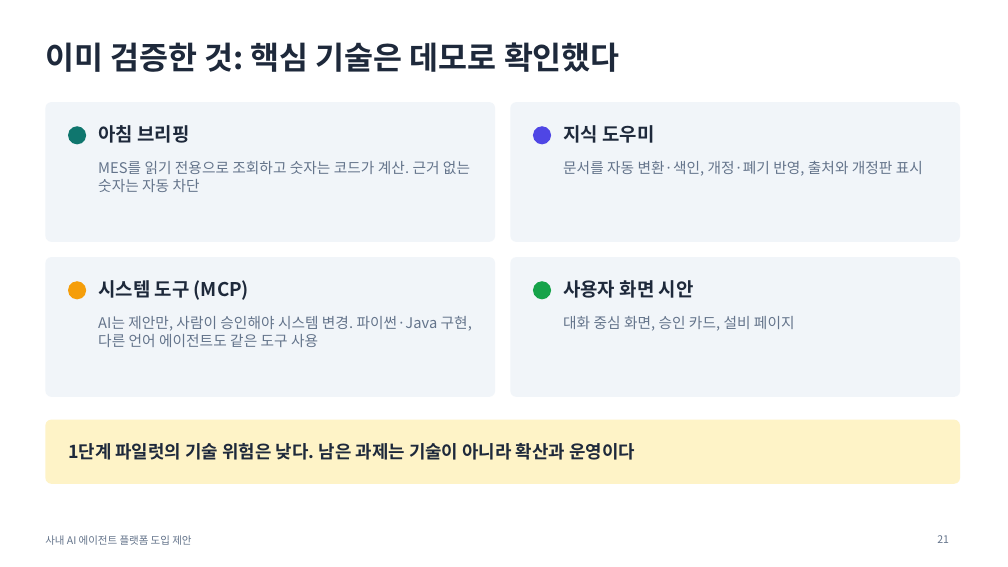
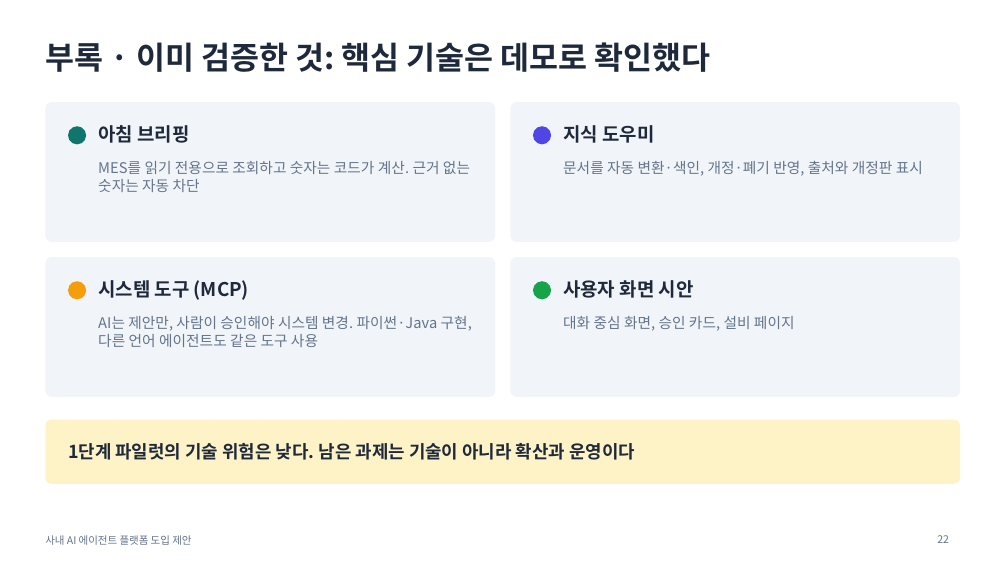
Before and after one commit to lucky-sugar-park/tech-review, a slide deck: slide 22 of proposal/ai-agent-platform-proposal-v2.pptx (slide 21 before the commit). Drawn at 1008x567 pixels with LibreOffice and Linux fonts; fonts in the diff are those of the drawing. Boxes give left, top, right and bottom in pixels: in the first picture for what was removed or moved away, otherwise in the second. Text is boxed around its words. In the diff, an @@ line names an element or a change of style, - is before the commit and + after.

```diff
--- a/proposal/ai-agent-platform-proposal-v2.pptx
+++ b/proposal/ai-agent-platform-proposal-v2.pptx
@@ title at (45, 42, 711, 72): text changed @@
-이미 검증한 것: 핵심 기술은 데모로 확인했다
+부록 · 이미 검증한 것: 핵심 기술은 데모로 확인했다
@@ page number at (937, 535, 949, 543): text changed @@
-21
+22
```
Also in this commit, not shown: 4 other slides changed, 1 slide removed, 3 other files.
